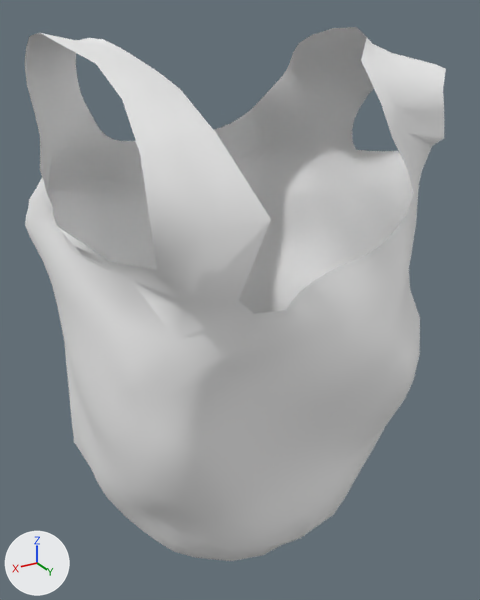
The Blender file VirtualOnlineShopping/Assets/Models/Mannequins/woman-rig TSHIRT mk2.blend, before and after one commit.
The view is the same before and after, from a 50 mm camera at (0.494, 0.933, 1.508) aimed at (0.002, 0.113, 1.098). The lights are fixed; the arrows at lower left show +X, +Y and +Z.

Objects in the first picture: 'Female_Base_Mesh_Female_Base_mesh.002'.
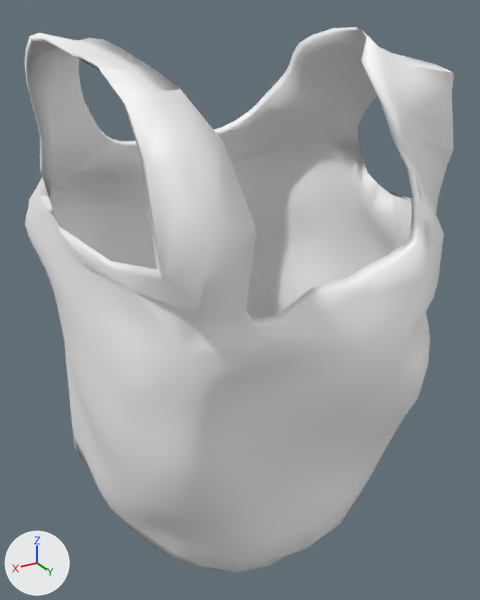
Where the change shows, as pixel boxes (x1, y1, x2, y2) in the pictures (480 x 600 px):
'Female_Base_Mesh_Female_Base_mesh.002', reshaped: before (25, 27, 446, 561); after (25, 27, 454, 573)
part 1 of me_female_base_mesh_female_base_mesh_002, built on: before (53, 90, 444, 370); after (25, 27, 454, 573)

The edits, one by one:
me_female_base_mesh_female_base_mesh_002 is used by ob_female_base_mesh_female_base_mesh_002; location (0.003, 0.008, 1.121); rotation (1.571, 0.0, 0.0), in degrees (90, 0, 0); scale (0.706, 0.501, 0.706).
me_female_base_mesh_female_base_mesh_002 had 1143 vertices, 1072 faces and spanned x -0.39..0.41, y -0.78..0.74, z -0.59..0.35.
me_female_base_mesh_female_base_mesh_002 now has 2286 vertices, 2293 faces and spans x -0.39..0.41, y -0.79..0.74, z -0.62..0.35.
me_female_base_mesh_female_base_mesh_002 part 1: 117 vertices moved from x -0.38..0.38, y -0.09..0.46, z -0.59..0.29 to x -0.38..0.38, y -0.08..0.45, z -0.59..0.3; 1143 vertices added at x -0.39..0.41, y -0.79..0.73, z -0.62..0.33.
